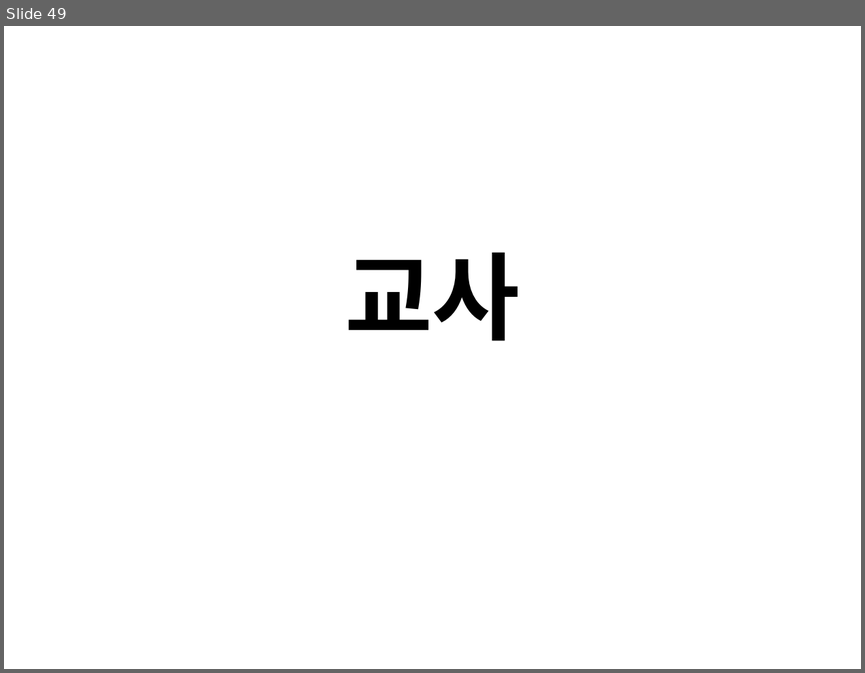
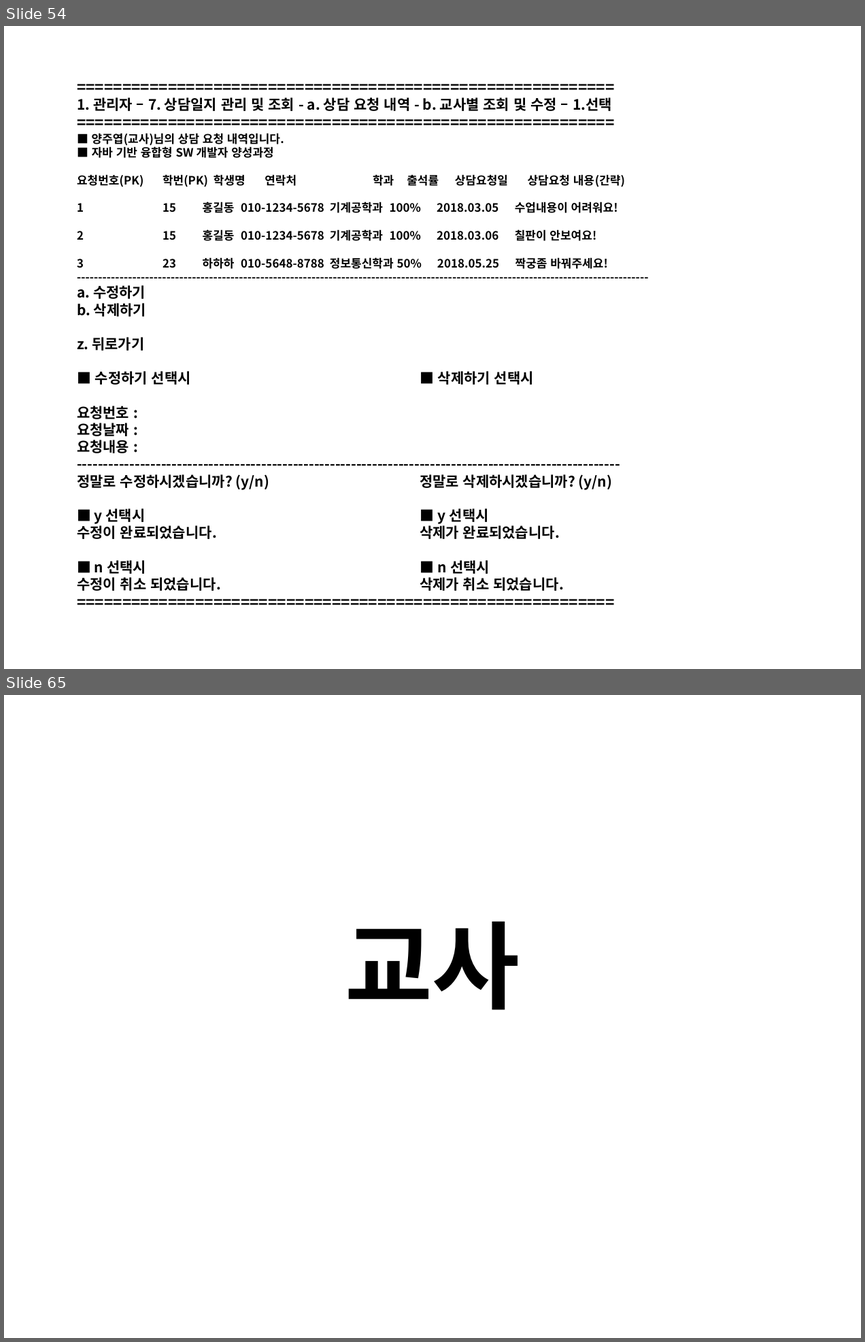
Before and after one commit to Yian-Kim/SEDU-Center, a slide deck: 03. 화면설계/01. 관리자/[디비2조]화면설계_관리자.pptx. Shown one above the other, each under a label of ours: slide 49 before the commit, slides 54 and 65 after it; the slides between them are not shown. The pictures are 865x673 and 865x1342 pixels, drawn with LibreOffice and Linux fonts; fonts in the diff are those of the drawing. Boxes give left, top, right and bottom in pixels: in the first picture for what was removed or moved away, otherwise in the second. Text is boxed around its words. In the diff, an @@ line names an element or a change of style, - is before the commit and + after.

Commit message:
Modify File [[디비2조]화면설계_관리자.pptx]
1. POWER POINT 파일 수정

- [디비2조]화면설계_관리자.pptx 파일 수정
  (03. 화면설계\01. 관리자\[디비2조]화면설계_관리자.pptx)
- 모든 메뉴 추가

```diff
--- a/03. 화면설계/01. 관리자/[디비2조]화면설계_관리자.pptx
+++ b/03. 화면설계/01. 관리자/[디비2조]화면설계_관리자.pptx
@@ slide 54 added at <box>4,26,861,669</box>, background #FFFFFF @@
@@ text added at <box>77,97,625,590</box>, 9.7 pt, text #000000, bold @@
+===========================================================
+1. 관리자 – 7. 상담일지 관리 및 조회 - a. 상담 요청 내역 - b. 교사별 조회 및 수정 – 1.선택
+===========================================================
+■ 양주엽(교사)님의 상담 요청 내역입니다.
+■ 자바 기반 융합형 SW 개발자 양성과정
+요청번호(PK) 학번(PK) 학생명 연락처 학과 출석률 상담요청일 상담요청 내용(간략)
+1 15 홍길동 010-1234-5678 기계공학과 100% 2018.03.05 수업내용이 어려워요!
+2 15 홍길동 010-1234-5678 기계공학과 100% 2018.03.06 칠판이 안보여요!
+3 23 하하하 010-5648-8788 정보통신학과 50% 2018.05.25 짝궁좀 바꿔주세요!
+--------------------------------------------------------------------------------------------------------------------------------------
+a. 수정하기
+b. 삭제하기
+z. 뒤로가기
+■ 수정하기 선택시 ■ 삭제하기 선택시
+요청번호 :
+요청날짜 :
+요청내용 :
+-------------------------------------------------------------------------------------------------------
+정말로 수정하시겠습니까? (y/n) 정말로 삭제하시겠습니까? (y/n)
+■ y 선택시 ■ y 선택시
+수정이 완료되었습니다. 삭제가 완료되었습니다.
+■ n 선택시 ■ n 선택시
+수정이 취소 되었습니다. 삭제가 취소 되었습니다.
+===========================================================
@@ what was slide 49 is now slide 65 @@
```
Also in this commit, not shown: 4 slides changed, 15 other slides added.
